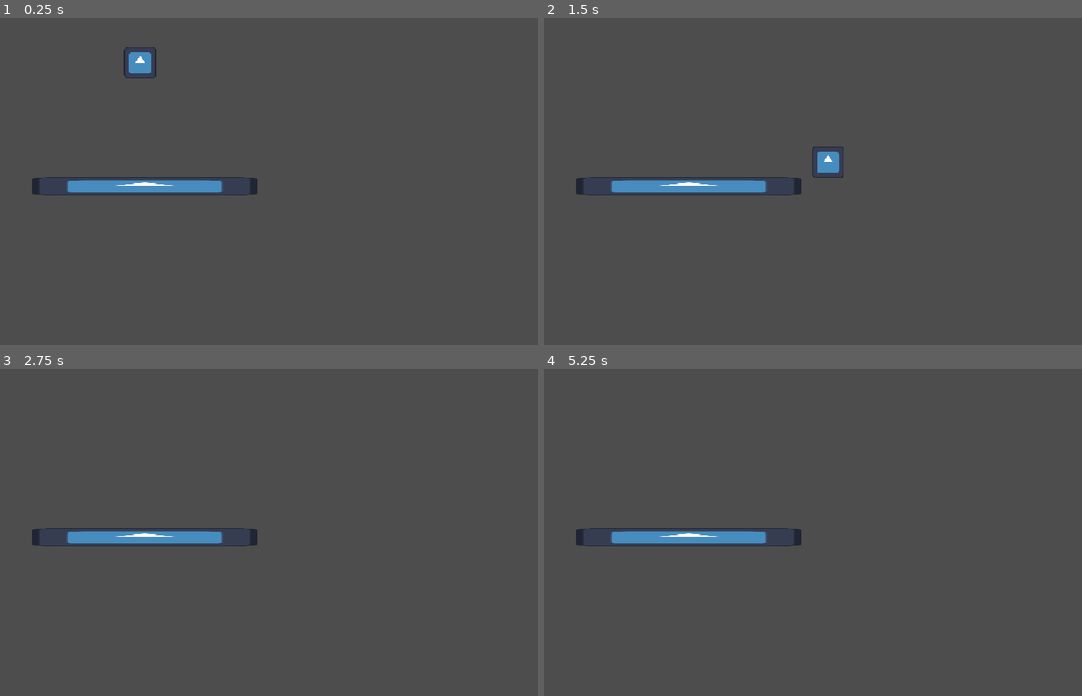
Above: before the commit, frames 1-4 (two rows, left to right).
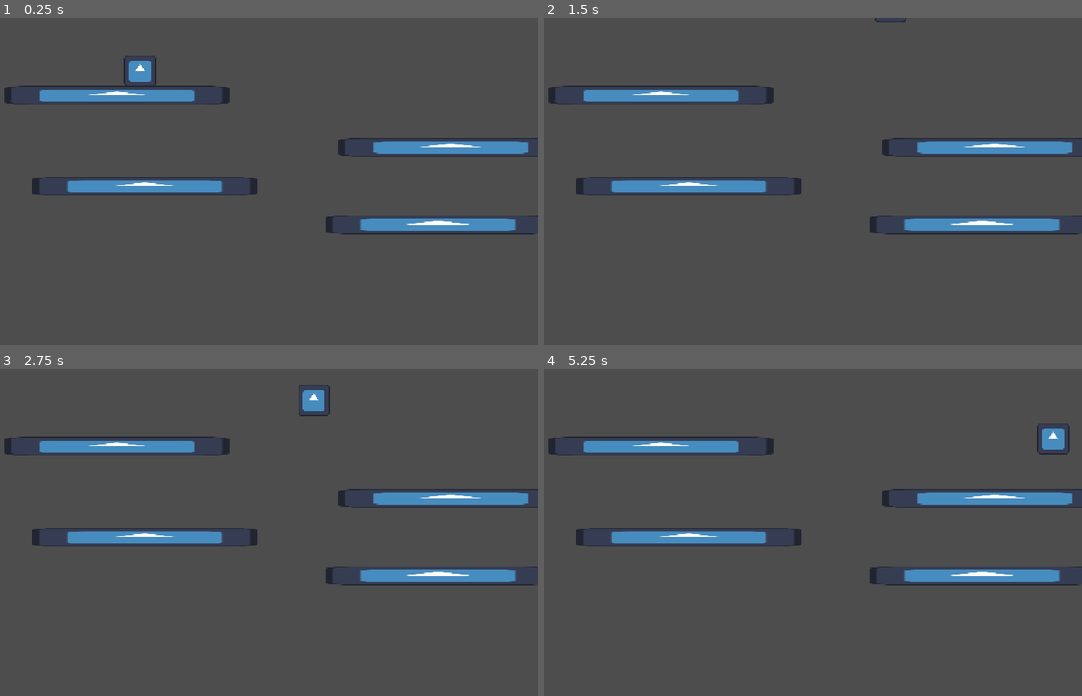
Above: after the commit, the same moments.

Repository: EthanGrane/Jamopithecus
Game: Godot game, scene res://GAME/Player/TEST.tscn
The game is run twice, just before and just after one commit, with the same random seed, the same clock (stepped at 60 frames per second) and the same inputs. The project has no main scene, so this scene is started directly. The engine's default icon, where the game draws it, is replaced by a stand-in: a white triangle on a blue panel in a dark square.
Inputs:
- Up to frame 1 (0.25 s): no input
- Up to frame 2 (1.5 s): hold Space (Salto) 0.53-1.28 s; hold D (Right) from 0.53 s (still down); tap Space (Salto) at 1.35 s
- Up to frame 3 (2.75 s): tap Space (Salto) at 1.52, 1.82 s; release D (Right) at 2.03 s; hold A (Left) from 2.03 s (still down); hold Space (Salto) from 2.03 s (still down)
- Up to frame 4 (5.25 s): release A (Left) at 2.78 s; release Space (Salto) at 2.78 s; hold D (Right) 2.78-4.28 s; tap Space (Salto) at 2.85, 3.02, 3.32, 4.35, 4.52, 4.82 s; hold Space (Salto) 3.53-4.28 s; tap Enter at 4.25 s; hold A (Left) 4.28-5.03 s; hold D (Right) from 5.03 s (still down); hold Space (Salto) from 5.03 s (still down)

The runs differ from the first frame. In frame 1, 4.5% of the frame differs, in the area x 0-100%, y 8-67%; in frame 2, 4.5%; in frame 3, 4.5%; in frame 4, 4.5%, in the area x 0-100%, y 16-67%.

Commit message:
Character_movement_finished

Diff:
--- a/GAME/Player/Player_movement.gd
+++ b/GAME/Player/Player_movement.gd
@@ -3,29 +3,35 @@
 @export var jump_height : float= 0.0
 @export var jump_time_to_peak : float= 0.0
 @export var jump_time_to_descent :float = 0.0
-@export var jump_cut_multiplayer := 0.4
+@export var jump_cut_multiplayer := 0.2
+@export var speed := 400
 @onready var jump_speed : float = calculate_jump_speed(jump_height, jump_time_to_peak)
 @onready var jump_gravity : float = calculate_jump_gravity(jump_height, jump_time_to_peak)
 @onready var fall_gravity : float = calculate_fall_gravity(jump_height, jump_time_to_descent)
 
-const coyote_jump := 0.1
-const SPEED = 300.0
+const COYOTE_TIME := 0.2
 const JUMP_VELOCITY = -400.0
-
-
+var coyote_timer : float
+var n_jumps := 0
 
 
 func _physics_process(delta: float) -> void:
 	velocity.y += to_get_gravity()
-	if Input.is_action_just_pressed("Salto") and is_on_floor():
+	if Input.is_action_pressed("Salto") and coyote_timer > 0.0 and n_jumps == 0:
 		velocity.y = JUMP_VELOCITY
+		n_jumps += 1
 	if Input.is_action_just_released("Salto") and not is_on_floor():
 		velocity.y *= jump_cut_multiplayer
+	if is_on_floor():
+		n_jumps = 0
+		coyote_timer = COYOTE_TIME
+	else:
+		coyote_timer -= delta
 	var direction := signf(Input.get_axis("Left","Right"))
 	if direction:
-		velocity.x = direction * SPEED
+		velocity.x = direction * speed
 	else:
-		velocity.x = move_toward(velocity.x, 0, SPEED)
+		velocity.x = move_toward(velocity.x, 0, speed)
 
 	move_and_slide()
 
--- a/GAME/Player/TEST.tscn
+++ b/GAME/Player/TEST.tscn
@@ -8,19 +8,56 @@
 
 [node name="Node2D" type="Node2D" unique_id=1288559101]
 
-[node name="Icon" type="Sprite2D" parent="." unique_id=817262625]
-position = Vector2(373, 333.5)
-scale = Vector2(3.484375, 0.2890625)
-texture = ExtResource("1_p8y83")
-
 [node name="Mosca" parent="." unique_id=1289701118 instance=ExtResource("2_ke4op")]
 position = Vector2(365, 32)
-jump_height = 4.665
-jump_time_to_peak = 0.83
-jump_time_to_descent = 0.575
+jump_height = 2.64
+jump_time_to_peak = 0.755
+jump_time_to_descent = 0.38
+speed = 430
 
 [node name="StaticBody2D" type="StaticBody2D" parent="." unique_id=222499729]
 
 [node name="CollisionShape2D" type="CollisionShape2D" parent="StaticBody2D" unique_id=938038237]
 position = Vector2(377.5, 335.5)
 shape = SubResource("RectangleShape2D_5sv2w")
+
+[node name="Icon" type="Sprite2D" parent="StaticBody2D" unique_id=817262625]
+position = Vector2(373, 333.5)
+scale = Vector2(3.484375, 0.2890625)
+texture = ExtResource("1_p8y83")
+
+[node name="StaticBody2D2" type="StaticBody2D" parent="." unique_id=388467345]
+position = Vector2(-55, -180)
+
+[node name="CollisionShape2D" type="CollisionShape2D" parent="StaticBody2D2" unique_id=298777541]
+position = Vector2(377.5, 335.5)
+shape = SubResource("RectangleShape2D_5sv2w")
+
+[node name="Icon" type="Sprite2D" parent="StaticBody2D2" unique_id=2141746135]
+position = Vector2(373, 333.5)
+scale = Vector2(3.484375, 0.2890625)
+texture = ExtResource("1_p8y83")
+
+[node name="StaticBody2D3" type="StaticBody2D" parent="." unique_id=617337447]
+position = Vector2(606, -77)
+
+[node name="CollisionShape2D" type="CollisionShape2D" parent="StaticBody2D3" unique_id=1099632389]
+position = Vector2(377.5, 335.5)
+shape = SubResource("RectangleShape2D_5sv2w")
+
+[node name="Icon" type="Sprite2D" parent="StaticBody2D3" unique_id=648050056]
+position = Vector2(373, 333.5)
+scale = Vector2(3.484375, 0.2890625)
+texture = ExtResource("1_p8y83")
+
+[node name="StaticBody2D4" type="StaticBody2D" parent="." unique_id=1572567952]
+position = Vector2(581, 76)
+
+[node name="CollisionShape2D" type="CollisionShape2D" parent="StaticBody2D4" unique_id=145246848]
+position = Vector2(377.5, 335.5)
+shape = SubResource("RectangleShape2D_5sv2w")
+
+[node name="Icon" type="Sprite2D" parent="StaticBody2D4" unique_id=1671318566]
+position = Vector2(373, 333.5)
+scale = Vector2(3.484375, 0.2890625)
+texture = ExtResource("1_p8y83")
